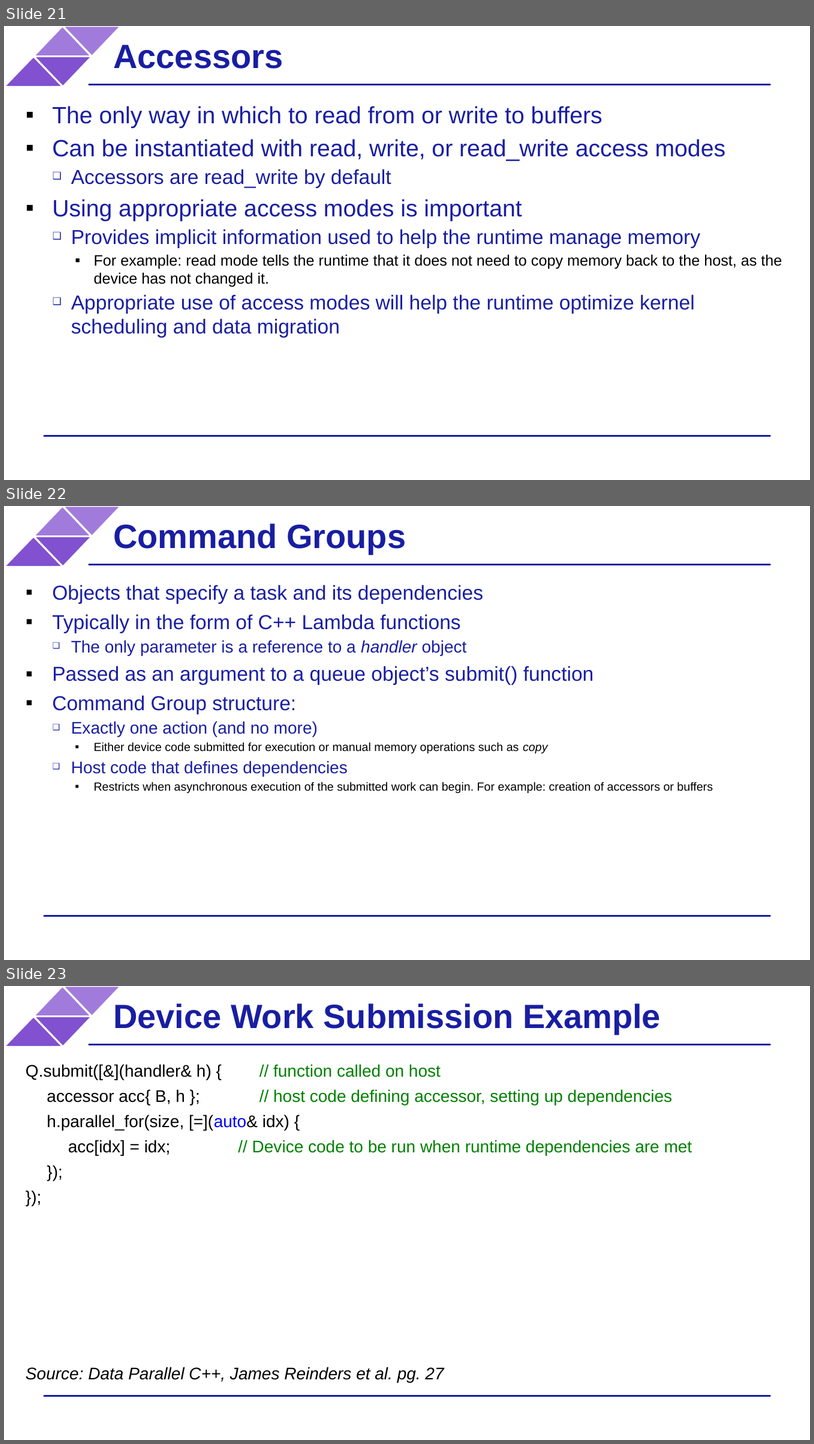
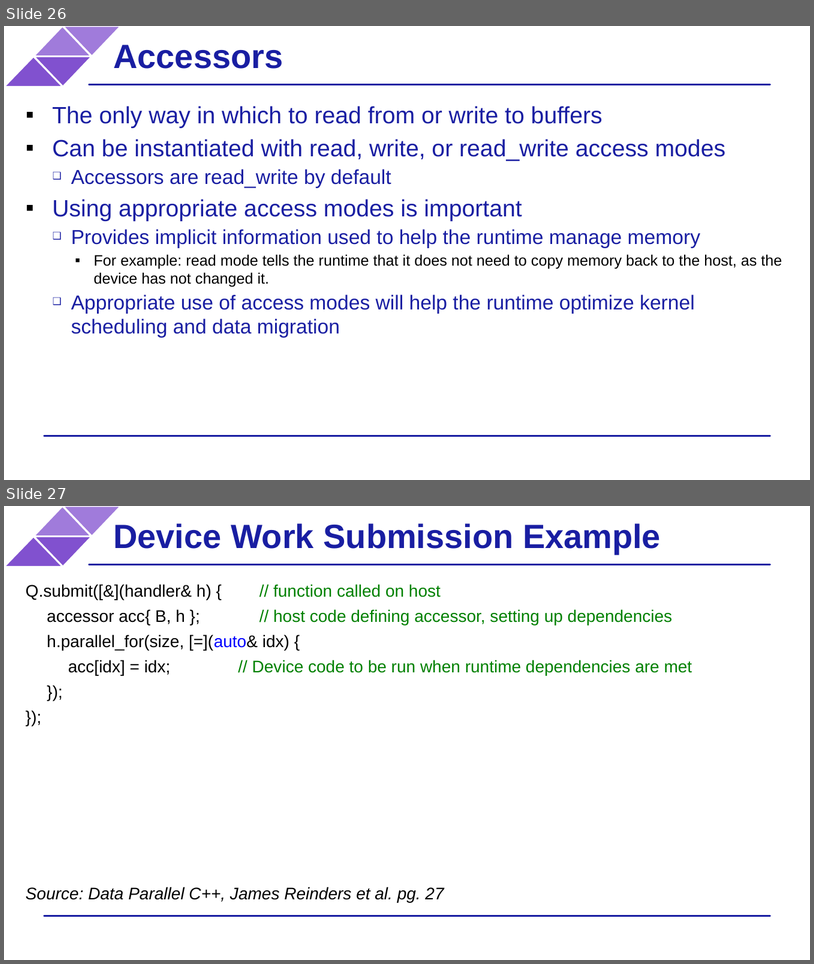
Before and after one commit to BenjaminMFindley/Reconfig-2-SYCL-DPCPP, a slide deck: Slides/SYCL intro.pptx. Shown one above the other, each under a label of ours: slides 21, 22 and 23 before the commit, slides 26 and 27 after it. The pictures are 814x1444 and 814x964 pixels, drawn with LibreOffice and Linux fonts; fonts in the diff are those of the drawing; background and template pictures are left out. Boxes give left, top, right and bottom in pixels: in the first picture for what was removed or moved away, otherwise in the second. Text is boxed around its words. In the diff, an @@ line names an element or a change of style, - is before the commit and + after.

```diff
--- a/Slides/SYCL intro.pptx
+++ b/Slides/SYCL intro.pptx
@@ slide 22 removed at [4,506,810,960], background #FFFFFF; not listed: 6 template elements that a slide beside it also shows @@
@@ text removed at [113,523,406,553] @@
-Command Groups
@@ text removed at [52,585,713,793] @@
-▪ Objects that specify a task and its dependencies
-▪ Typically in the form of C++ Lambda functions
-  ❑ The only parameter is a reference to a handler object
-▪ Passed as an argument to a queue object’s submit() function
-▪ Command Group structure:
-  ❑ Exactly one action (and no more)
-    ▪ Either device code submitted for execution or manual memory operations such as copy
-  ❑ Host code that defines dependencies
-    ▪ Restricts when asynchronous execution of the submitted work can begin. For example: creation of accessors or buffers
@@ what was slide 21 is now slide 26 @@
@@ what was slide 23 is now slide 27 @@
```
Also in this commit, not shown: 2 slides changed, 9 slides added, 4 other slides removed.
